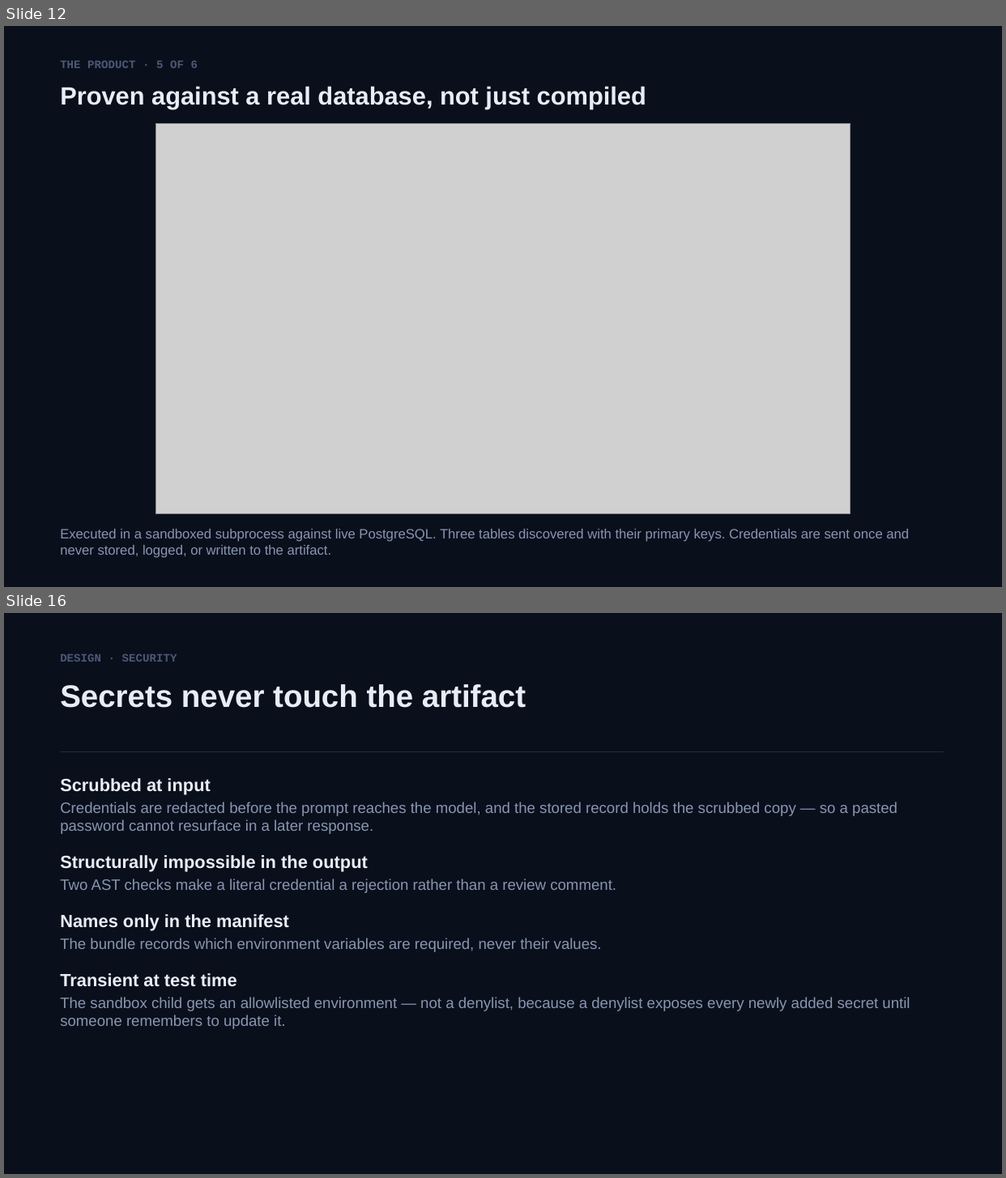
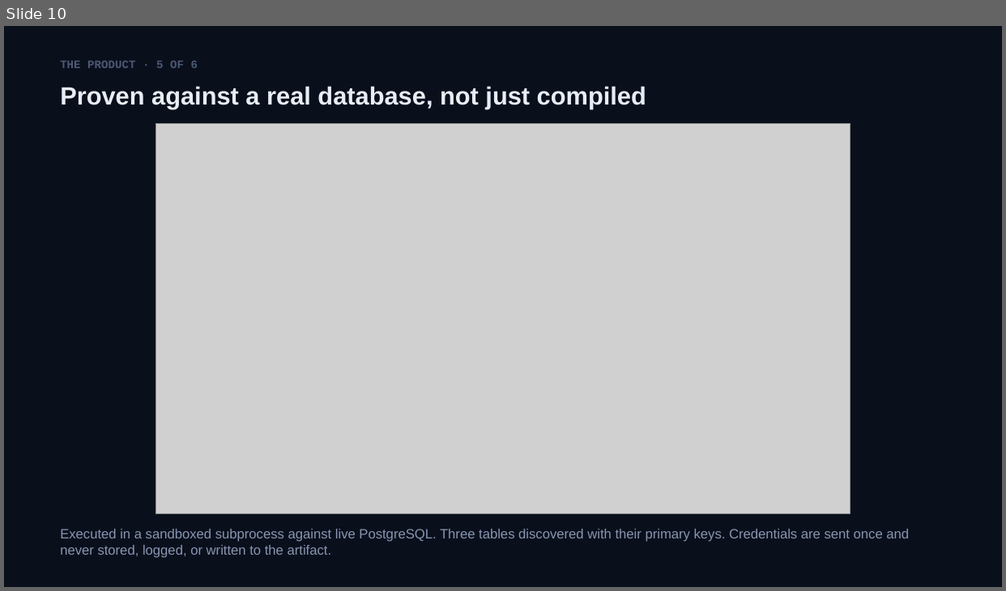
Before and after one commit to SKRejaulKarim04/data-source-onboarding-agent, a slide deck: docs/Data-Source-Onboarding-Agent.pptx. Shown one above the other, each under a label of ours: slides 12 and 16 before the commit, slide 10 after it; the slides between them are not shown. The pictures are 1006x1178 and 1006x591 pixels, drawn with LibreOffice and Linux fonts; fonts in the diff are those of the drawing; grey boxes stand for pictures. Boxes give left, top, right and bottom in pixels: in the first picture for what was removed or moved away, otherwise in the second. Text is boxed around its words. In the diff, an @@ line names an element or a change of style, - is before the commit and + after.

```diff
--- a/docs/Data-Source-Onboarding-Agent.pptx
+++ b/docs/Data-Source-Onboarding-Agent.pptx
@@ slide 16 removed at <box>4,613,1002,1174</box>, background #FFFFFF @@
@@ rectangle removed at <box>4,613,1002,1174</box> @@
@@ text removed at <box>60,654,177,662</box> @@
-DESIGN · SECURITY
@@ text removed at <box>60,684,526,708</box> @@
-Secrets never touch the artifact
@@ rectangle removed at <box>60,752,944,752</box> @@
@@ text removed at <box>60,778,910,1029</box> @@
-Scrubbed at input
-Credentials are redacted before the prompt reaches the model, and the stored record holds the scrubbed copy — so a pasted password cannot resurface in a later response.
-Structurally impossible in the output
-Two AST checks make a literal credential a rejection rather than a review comment.
-Names only in the manifest
-The bundle records which environment variables are required, never their values.
-Transient at test time
-The sandbox child gets an allowlisted environment — not a denylist, because a denylist exposes every newly added secret until someone remembers to update it.
@@ what was slide 12 is now slide 10 @@
```
Also in this commit, not shown: 6 slides changed, 9 other slides removed, 2 other files.
